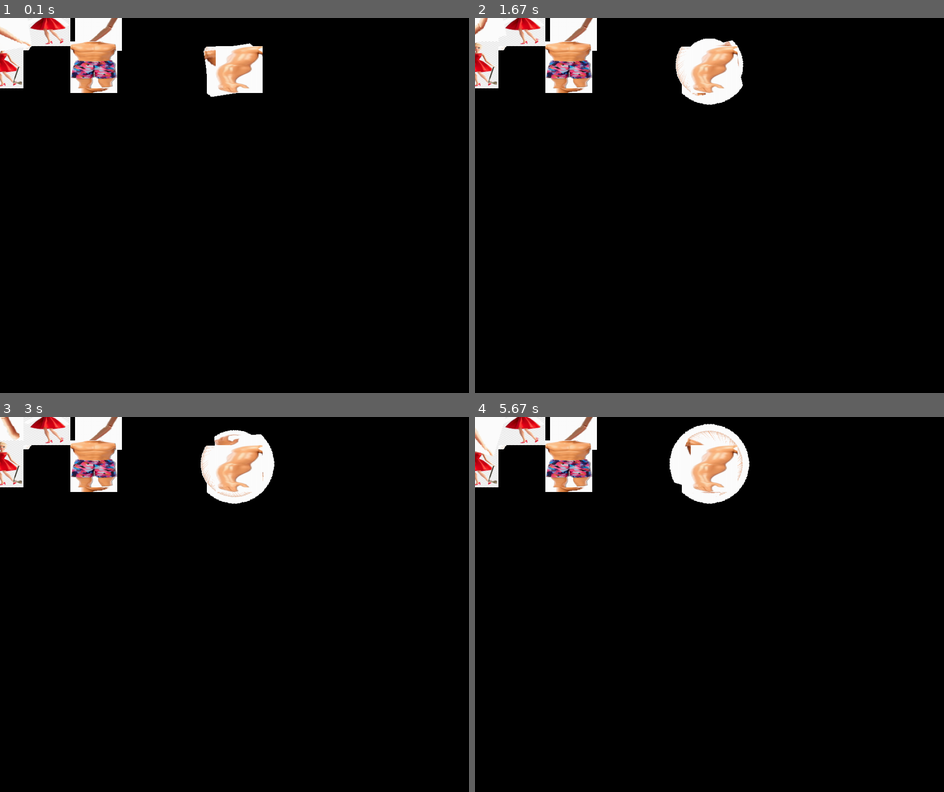
Above: before the commit, frames 1-4 (two rows, left to right).
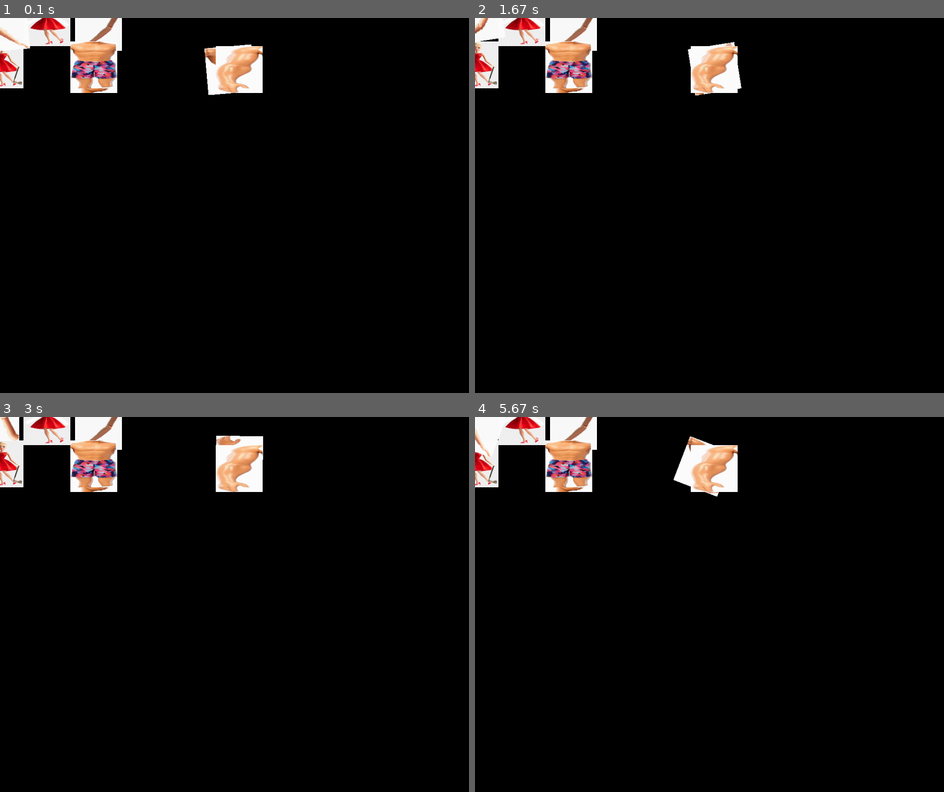
Above: after the commit, the same moments.

Repository: L0tyz/Projet-3
Game: pygame game, started from snake_ladders/minigames/hangman/hangman.py
The game is run twice, just before and just after one commit, with the same random seed, the same clock (stepped at 60 frames per second) and the same inputs.
Inputs:
- Up to frame 1 (0.1 s): no input
- Up to frame 2 (1.67 s): no input
- Up to frame 3 (3 s): no input
- Up to frame 4 (5.67 s): no input

The runs differ from the first frame. In frame 1, 0.2% of the frame differs, in the area x 0-54%, y 2-22%; in frame 2, 0.8%; in frame 3, 1.1%; in frame 4, 1.4%, in the area x 0-59%, y 1-24%.

Commit message:
hangman clean up

Diff:
--- a/snake_ladders/minigames/hangman/hangman.py
+++ b/snake_ladders/minigames/hangman/hangman.py
@@ -9,50 +9,72 @@
 
 class hangman:
     """
-    Entrées: Aucune
+    Entrées: self, ecran, horloge, etat
     Sorties: Aucune
-    But: Gérer le mini-jeu de hangman
+    But: Gérer le mini-jeu de hangman en fonction de son etat
     """
-    @staticmethod
-    def hangman():
-        pygame.init() # Init pygame
-        ecran = pygame.display.set_mode((hang_constantes.largeur_ecran, hang_constantes.hauteur_ecran)) # Initialization de l'écran
+    def __init__(self, ecran, horloge):
+        if ecran == None or horloge == None: # Mode test
+            pygame.init() # Init pygame
+            self.etat = "test"
+            self.ecran = pygame.display.set_mode((hang_constantes.largeur_ecran, hang_constantes.hauteur_ecran)) # Initialization de l'écran
+            self.horloge = pygame.time.Clock() # Horloge pour contrôler le temps
+        else:
+            self.ecran = ecran
+            self.horloge = horloge
+            self.etat = "vrai"
         pygame.display.set_caption(hang_constantes.entete) # Titre à l'affichage
+        self.ecran.fill(hang_constantes.rgb_noir)
 
-        ecran.fill(hang_constantes.rgb_noir)
-
-        clock = pygame.time.Clock() # Horloge pour contrôler le temps
-        clock.tick(60) # Limiter à 60 FPS
-        temps_actuel = pygame.time.get_ticks() # Temps écoulé depuis le lancement du jeu en millisecondes
-        running = True
+        self.temps_actuel = pygame.time.get_ticks() # Temps écoulé depuis le lancement du jeu en millisecondes
+        self.running = True
 
         ### Initialization des objets ###
-        obj_barbie = barbie()
-        obj_ken = ken()
+        self.obj_barbie = barbie()
+        self.obj_ken = ken()
 
-        while running:
-            #ecran.blit(pygame.image.load(hang_constantes.barbie_tt_seule), (100, 100), (1, 1)) #, ecran.get_rect(center=(hang_constantes.largeur_ecran//2, hang_constantes.hauteur_ecran//2))) # Afficher la barbie au centre de l'écran
-            try:
-                obj_barbie.update()
-                obj_barbie.parts.draw(ecran)
-                obj_ken.update()
-                obj_ken.parts.draw(ecran)
-            except Exception as e:
-                print(f"Error loading image: {e}")
-                pass
+    def gerer_evenements(self):
+        for e in pygame.event.get():
+                if e.type == pygame.QUIT:
+                    self.running = False
 
-            for e in pygame.event.get():
-                if e.type == pygame.QUIT:
-                    running = False
-            temps_ecouler = (pygame.time.get_ticks() - temps_actuel)/1000 # Temps écoulé depuis le lancement du jeu en millisecondes
-            if temps_ecouler >= 10:
-                temps_ecouler = (pygame.time.get_ticks() - temps_actuel)/1000
-                running = False  # Attendre 2 secondes avant de fermer le jeu
-            pygame.display.update() # Mettre à jour l'affichage
-        pygame.quit() # Clean exit
+    def limiter_temps(self):
+        temps_ecouler = (pygame.time.get_ticks() - self.temps_actuel)/1000 # Temps écoulé depuis le lancement du jeu en millisecondes
+        if temps_ecouler >= 10:
+            temps_ecouler = (pygame.time.get_ticks() - self.temps_actuel)/1000
+            self.running = False  # Attendre 2 secondes avant de fermer le jeu
+
+    def detection_collision(self):
+        if pygame.sprite.spritecollideany(self.obj_barbie.hache, self.obj_ken.parts):
+                print("Barbie a frapper Ken!")
+
+        if pygame.sprite.groupcollide(self.obj_barbie.parts, self.obj_ken.parts, False, False):
+            print("Collision détectée entre Barbie et Ken!")
+
+    def update(self):
+        self.obj_barbie.update()
+        self.obj_ken.update()
+
+    def draw(self):
+        self.ecran.fill((0, 0, 0))
+
+        self.obj_barbie.parts.draw(self.ecran)
+        self.obj_ken.parts.draw(self.ecran)
+        pygame.display.update()
+
+    def run(self):
+        while self.running:
+            self.horloge.tick(60) # Limiter à 60 FPS
+            self.limiter_temps()
+            self.gerer_evenements()
+            self.update()
+            self.detection_collision()
+            self.draw()
+        if self.etat == "test":
+            pygame.quit() # Clean exit
 
     #pygame.display.flip()
     #pygame.time.wait(2000)
     #ecran.blit(score_text, (10, 10))
 
-hangman.hangman()
+hangman(None, None).run()
